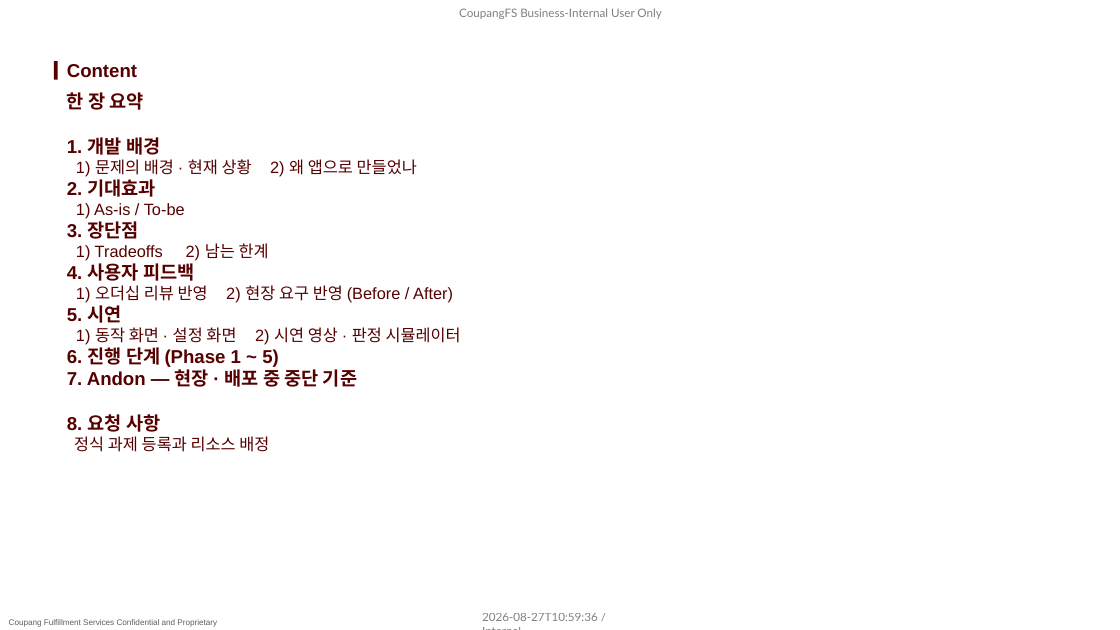
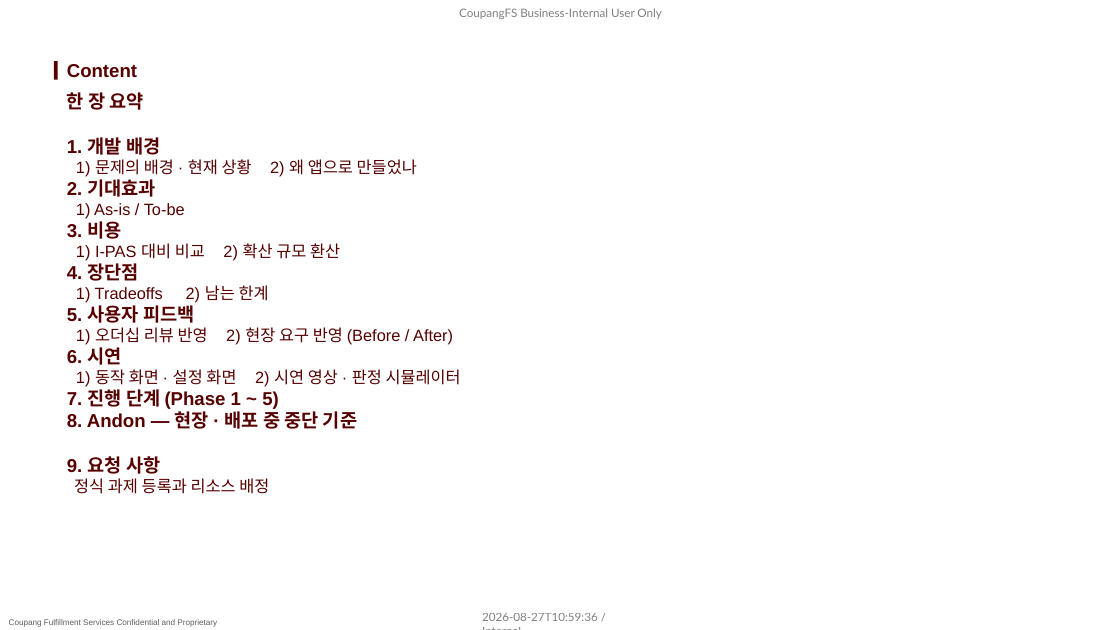
Before and after one commit to pslymzero-cyber/SafeAlert, a slide deck: slide 2 of docs/presentation/company_form/SafeAlert_보고_2026.08.pptx. Drawn at 1120x630 pixels with LibreOffice and Linux fonts; fonts in the diff are those of the drawing; background and template pictures are left out. Boxes give left, top, right and bottom in pixels: in the first picture for what was removed or moved away, otherwise in the second. Text is boxed around its words. In the diff, an @@ line names an element or a change of style, - is before the commit and + after.

```diff
--- a/docs/presentation/company_form/SafeAlert_보고_2026.08.pptx
+++ b/docs/presentation/company_form/SafeAlert_보고_2026.08.pptx
@@ text at [67, 92, 461, 494]: text changed @@
-5. 시연
+6. 시연
@@ text at [67, 221, 340, 261]: text changed; size 16 to 14 pt; bold off @@
-3. 장단점
+3. 비용
+1) I-PAS 대비 비교 2) 확산 규모 환산
+4. 장단점
@@ text at [67, 305, 194, 323]: text changed @@
-4. 사용자 피드백
+5. 사용자 피드백
@@ text at [67, 389, 357, 474]: text changed @@
-6. 진행 단계 (Phase 1 ~ 5)
-7. Andon — 현장 · 배포 중 중단 기준
-8. 요청 사항
+7. 진행 단계 (Phase 1 ~ 5)
+8. Andon — 현장 · 배포 중 중단 기준
+9. 요청 사항
```
Also in this commit, not shown: 7 other slides changed, 1 slide added, 2 other files.
